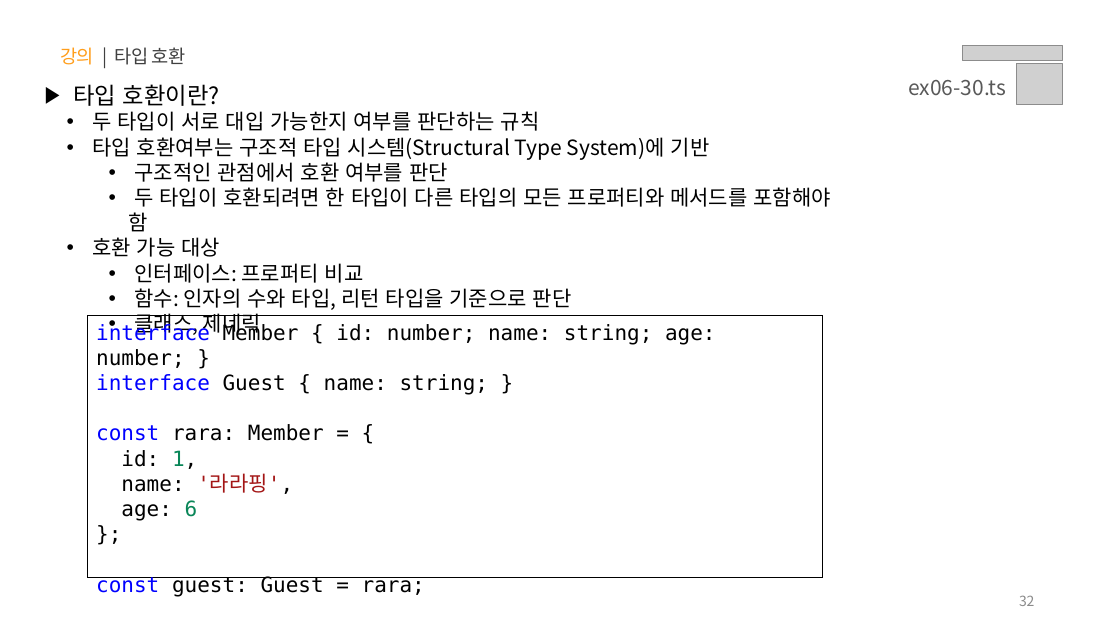
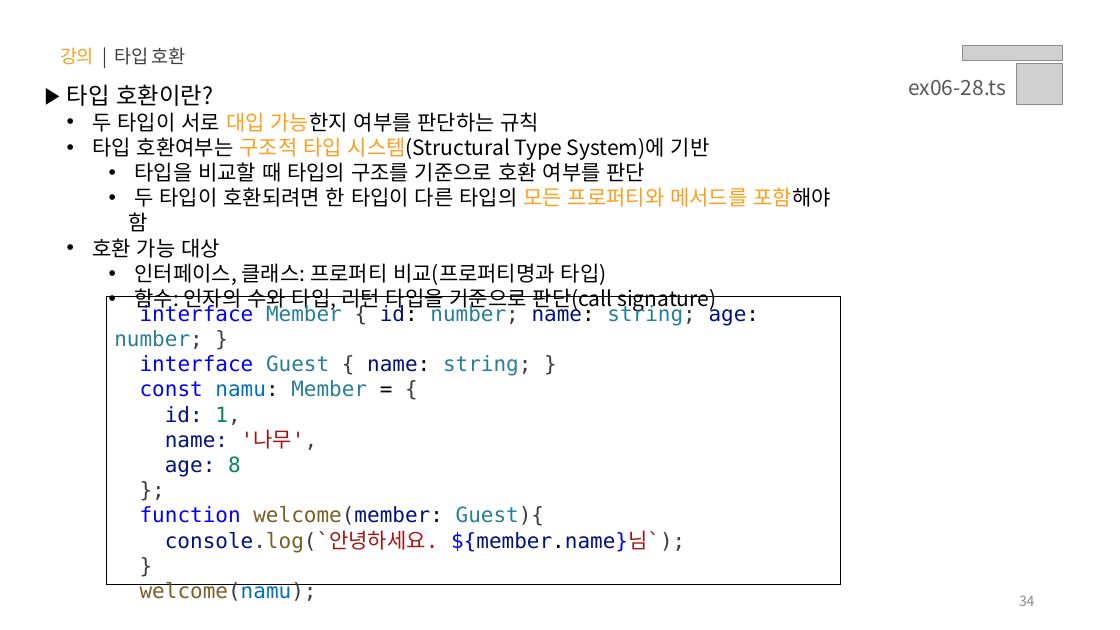
Before and after one commit to jeong0403/learn-JS, a slide deck: slide 34 of PPT/06.자바스크립트 - 타입스크립트.pptx (slide 32 before the commit). Drawn at 1120x630 pixels with LibreOffice and Linux fonts; fonts in the diff are those of the drawing; grey boxes stand for pictures. Boxes give left, top, right and bottom in pixels: in the first picture for what was removed or moved away, otherwise in the second. Text is boxed around its words. In the diff, an @@ line names an element or a change of style, - is before the commit and + after.

```diff
--- a/PPT/06.자바스크립트 - 타입스크립트.pptx
+++ b/PPT/06.자바스크립트 - 타입스크립트.pptx
@@ text at (x1=908, y1=80, x2=1006, y2=95): text changed @@
-ex06-30.ts
+ex06-28.ts
@@ text at (x1=92, y1=112, x2=831, y2=232): text colour #000000 to #FF9E1B in "대입 가능한지", "구조적 타입 시스템(Structural", "모든 프로퍼티와 메서드를 포함해야" @@
@@ text at (x1=134, y1=159, x2=646, y2=182): text changed @@
-    • 구조적인 관점에서 호환 여부를 판단
+    • 타입을 비교할 때 타입의 구조를 기준으로 호환 여부를 판단
@@ text at (x1=134, y1=263, x2=716, y2=311): text changed @@
-    • 인터페이스: 프로퍼티 비교
-    • 함수: 인자의 수와 타입, 리턴 타입을 기준으로 판단
-    • 클래스, 제네릭
+    • 인터페이스, 클래스: 프로퍼티 비교(프로퍼티명과 타입)
+    • 함수: 인자의 수와 타입, 리턴 타입을 기준으로 판단(call signature)
@@ rectangle "interface Member { id: number; ..." resized from (x1=88, y1=315, x2=823, y2=578) to (x1=106, y1=297, x2=840, y2=585) @@
@@ text in rectangle at (x1=114, y1=304, x2=760, y2=425): text colour #000000 to #267F99 in "Member number; string; number;"; text colour #000000 to #3B3B3B in "{ number; string; number; }", "1,"; text colour #000000 to #001080 in "id: name: age:", "id:" @@
@@ text in rectangle at (x1=140, y1=355, x2=532, y2=397): text changed; text colour #000000 to #267F99 @@
-interface Guest { name: string; }
-const rara: Member = {
+interface Guest { name: string; }
+const namu: Member = {
@@ text in rectangle at (x1=140, y1=430, x2=685, y2=553): text changed; text colour #000000 to #001080 @@
-name: '라라핑',
-age: 6
-};
-const guest: Guest = rara;
+name: '나무',
+age: 8
+};
+function welcome(member: Guest){
+console.log(`안녕하세요. ${member.name}님`);
+}
+welcome(namu);
@@ page number at (x1=1019, y1=595, x2=1035, y2=606): text changed @@
-32
+34
```
Also in this commit, not shown: 19 other slides changed, 3 slides added, 1 slide removed, 43 other files.
